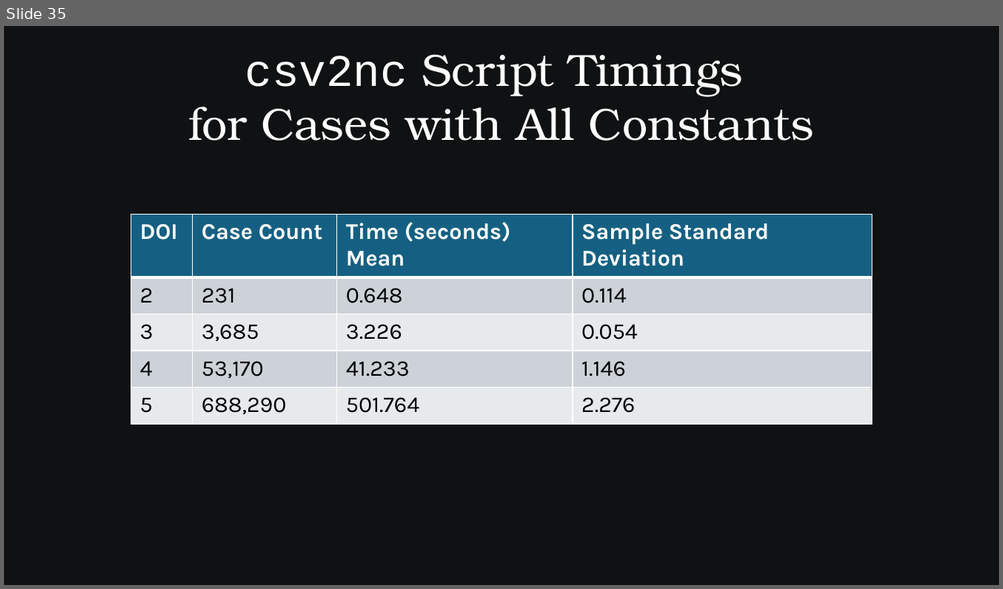
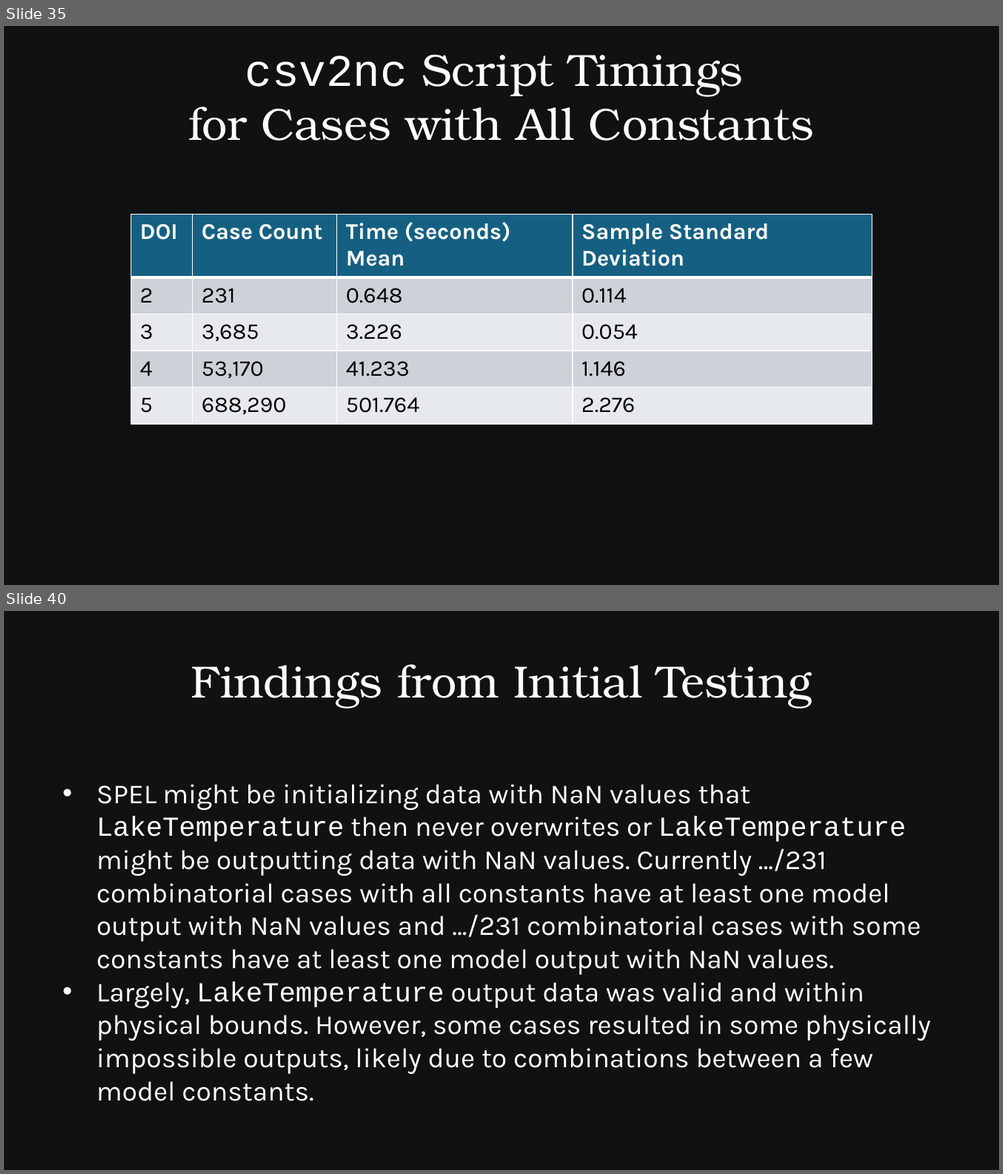
Before and after one commit to SamAllen06/lake_temp_work, a slide deck: documentation/for_collaborators/AnalysisOverview.pptx. Shown one above the other, each under a label of ours: slide 35 before the commit, slides 35 and 40 after it; the slides between them are not shown. The pictures are 1003x589 and 1003x1174 pixels, drawn with LibreOffice and Linux fonts; fonts in the diff are those of the drawing. Boxes give left, top, right and bottom in pixels: in the first picture for what was removed or moved away, otherwise in the second. Text is boxed around its words. In the diff, an @@ line names an element or a change of style, - is before the commit and + after.

```diff
--- a/documentation/for_collaborators/AnalysisOverview.pptx
+++ b/documentation/for_collaborators/AnalysisOverview.pptx
@@ slide 40 added at <box>4,611,999,1170</box>, background #0F1112 @@
@@ text added at <box>190,664,811,708</box>, 36 pt, text #FFFFFF @@
+Findings from Initial Testing
@@ text added at <box>96,784,930,1074</box>, 22 pt, text #FFFFFF @@
+• SPEL might be initializing data with NaN values that LakeTemperature then never overwrites or LakeTemperature might be outputting data with NaN values. Currently …/231 combinatorial cases with all constants have at least one model output with NaN values and …/231 combinatorial cases with some constants have at least one model output with NaN values.
+• Largely, LakeTemperature output data was valid and within physical bounds. However, some cases resulted in some physically impossible outputs, likely due to combinations between a few model constants.
```
Also in this commit, not shown: 3 slides changed, 1 other slide added, 2 slides removed, 1 other file.
